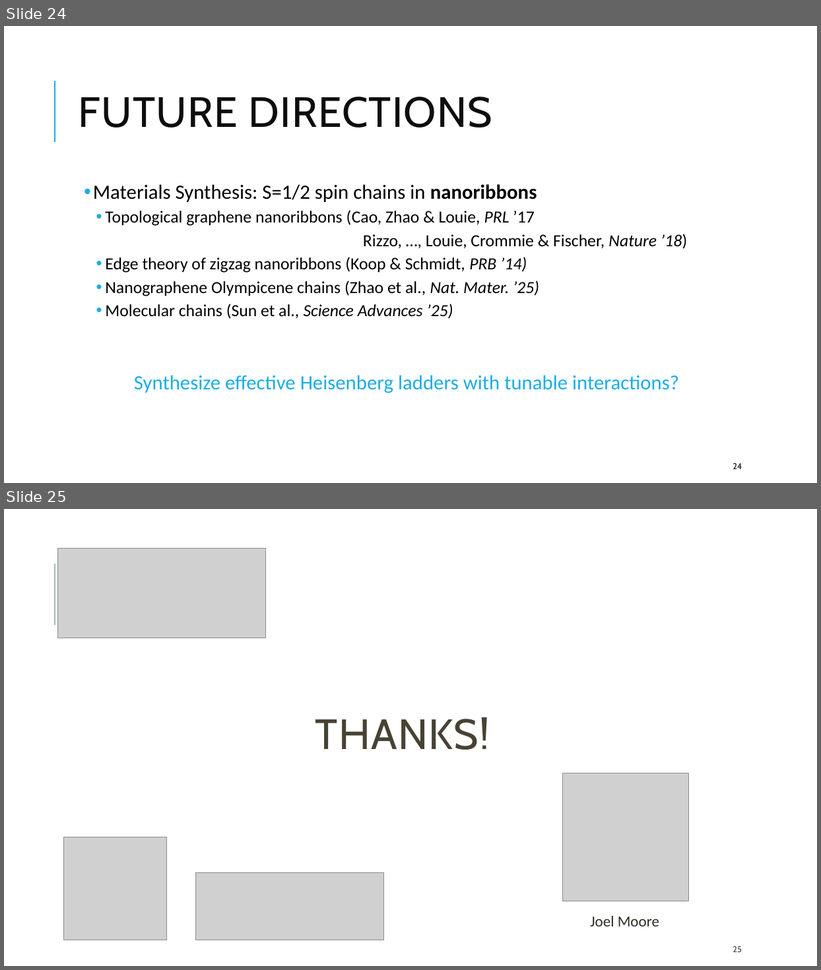
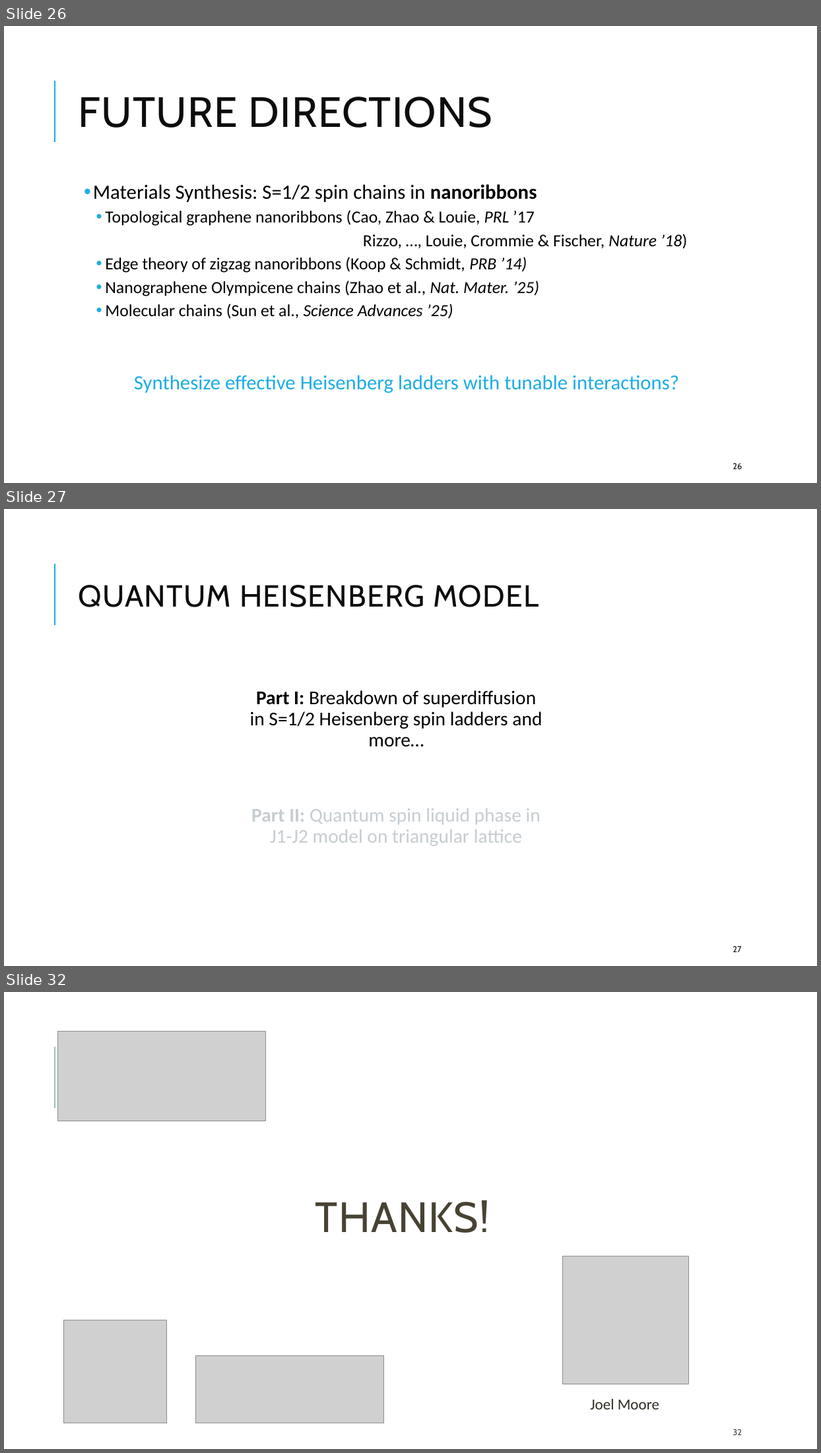
Before and after one commit to kwang0/KPZ-Project, a slide deck: Qualifying Exam Presentation.pptx. Shown one above the other, each under a label of ours: slides 24 and 25 before the commit, slides 26, 27 and 32 after it; the slides between them are not shown. The pictures are 821x970 and 821x1453 pixels, drawn with LibreOffice and Linux fonts; fonts in the diff are those of the drawing; grey boxes stand for pictures. Boxes give left, top, right and bottom in pixels: in the first picture for what was removed or moved away, otherwise in the second. Text is boxed around its words. In the diff, an @@ line names an element or a change of style, - is before the commit and + after.

```diff
--- a/Qualifying Exam Presentation.pptx
+++ b/Qualifying Exam Presentation.pptx
@@ slide 27 added at <box>4,509,817,966</box>, background #FFFFFF; not listed: 1 template element that a slide beside it also shows @@
@@ title added at <box>79,585,539,607</box>, 36 pt, text #0D0D0D @@
+QUANTUM HEISENBERG MODEL
@@ text added at <box>250,691,542,747</box>, 23 pt, text #000000 @@
+Part I: Breakdown of superdiffusion in S=1/2 Heisenberg spin ladders and more…
@@ text added at <box>252,809,541,846</box>, 23 pt, text #C6CDD1 @@
+Part II: Quantum spin liquid phase in J1-J2 model on triangular lattice
@@ page number added at <box>733,947,741,953</box>, 10 pt, text #0D0D0D @@
+27
@@ what was slide 24 is now slide 26 @@
@@ page number at <box>733,464,742,470</box>: text changed @@
-24
+26
@@ what was slide 25 is now slide 32 @@
@@ page number at <box>733,1430,742,1436</box>: text changed @@
-25
+32
```
Also in this commit, not shown: 6 other slides added.
